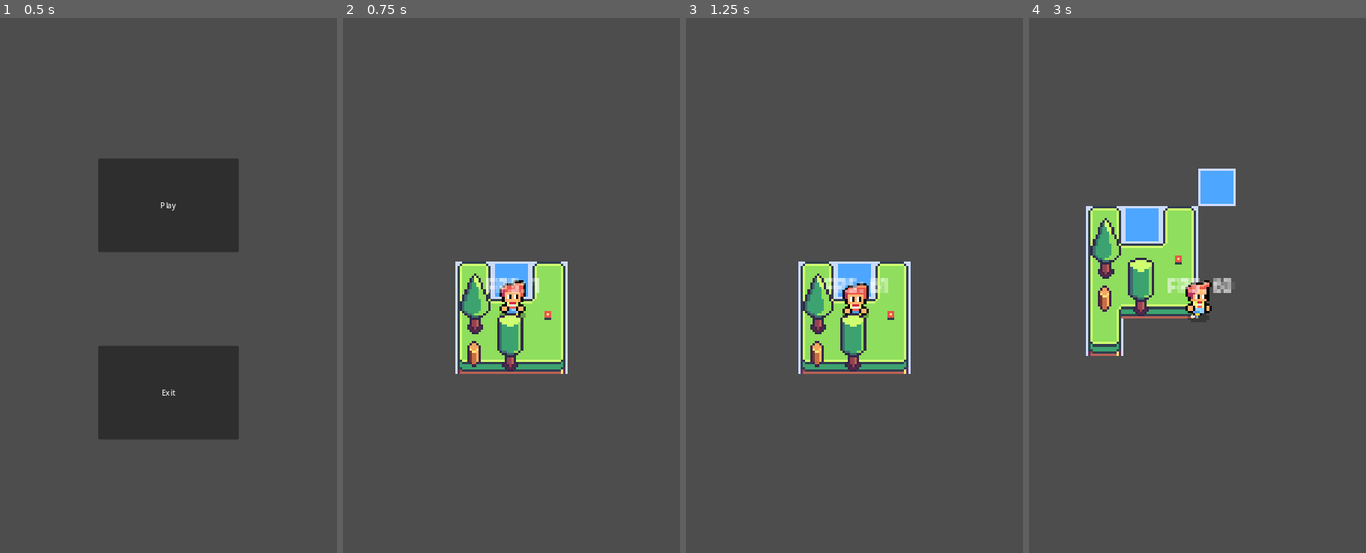
Above: before the commit, frames 1-4 (left to right).
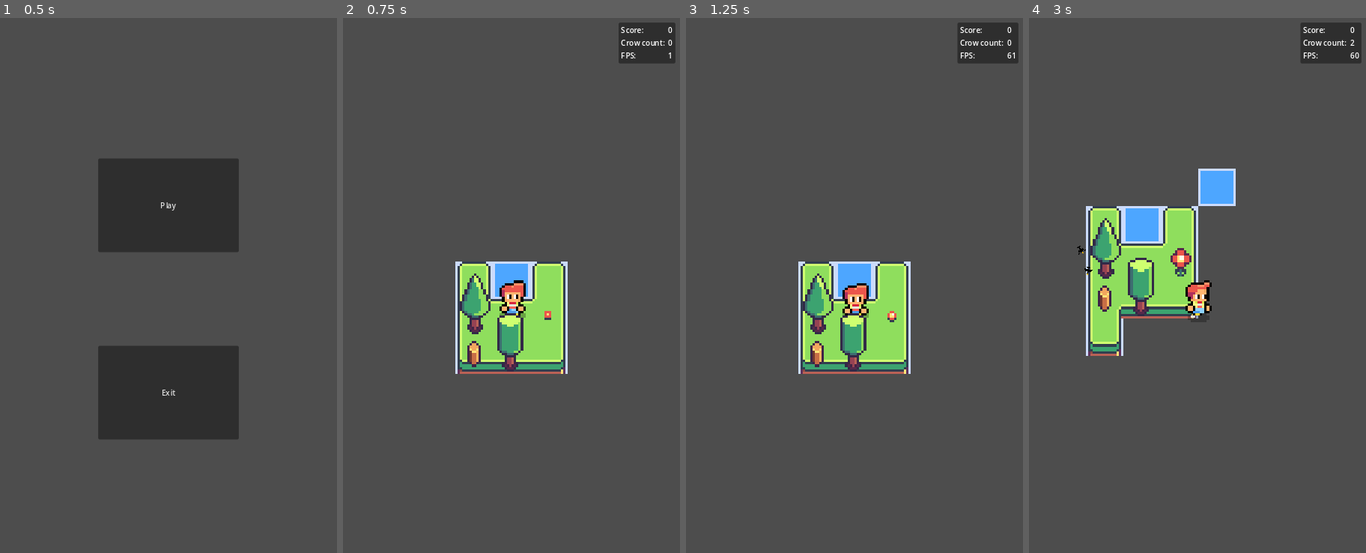
Above: after the commit, the same moments.

Repository: ParagonIX/Project-Scarecrow-2D
Game: Godot game, scene res://scenes/main.tscn
Same seed, same stepped clock (60 frames per second), same inputs: the game is played once before the commit and once after it.
Inputs:
- Up to frame 1 (0.5 s): no input
- Up to frame 2 (0.75 s): click "Play" at 0.5 s
- Up to frame 3 (1.25 s): no input
- Up to frame 4 (3 s): hold D (move_right) 1.28-2.03 s; tap Space (warp_jump) at 1.52, 2.27 s; hold S (move_down) 2.03-2.78 s; hold D (move_right) from 2.78 s (still down)

Frame 1 is identical in both runs. In frame 2, 1.5% of the frame differs, in the area x 42-99%, y 0-52%; in frame 3, 1.6%; in frame 4, 1.9%, in the area x 14-99%, y 0-52%.

Commit message:
Initial crow behavior
Cohesion, Alignment, Separation, Boundary (bounce), Wander

Diff:
--- a/project.godot
+++ b/project.godot
@@ -80,6 +80,19 @@
 ]
 }
 
+[layer_names]
+
+2d_render/layer_1="Level"
+2d_render/layer_2="Player"
+2d_render/layer_3="LowProps"
+2d_render/layer_4="HighProps"
+2d_render/layer_5="Crows"
+2d_physics/layer_1="Level"
+2d_physics/layer_2="Player"
+2d_physics/layer_3="LowProps"
+2d_physics/layer_4="HighProps"
+2d_physics/layer_5="Crows"
+
 [rendering]
 
 textures/canvas_textures/default_texture_filter=0
--- a/scenes/Crow.tscn
+++ /dev/null
@@ -1,127 +0,0 @@
-[gd_scene load_steps=5 format=3 uid="uid://cnev86xn63wld"]
-
-[ext_resource type="Texture2D" uid="uid://pnputqsqprxm" path="res://assets/textures/units/crow/crow_sprite_sheet.png" id="1_hdob0"]
-
-[sub_resource type="Animation" id="Animation_ed5d8"]
-resource_name = "crow_flying"
-length = 0.3
-loop_mode = 1
-tracks/0/type = "value"
-tracks/0/imported = false
-tracks/0/enabled = true
-tracks/0/path = NodePath("Sprite2D:texture")
-tracks/0/interp = 1
-tracks/0/loop_wrap = true
-tracks/0/keys = {
-"times": PackedFloat32Array(0),
-"transitions": PackedFloat32Array(1),
-"update": 1,
-"values": [ExtResource("1_hdob0")]
-}
-tracks/1/type = "value"
-tracks/1/imported = false
-tracks/1/enabled = true
-tracks/1/path = NodePath("Sprite2D:hframes")
-tracks/1/interp = 1
-tracks/1/loop_wrap = true
-tracks/1/keys = {
-"times": PackedFloat32Array(0),
-"transitions": PackedFloat32Array(1),
-"update": 1,
-"values": [2]
-}
-tracks/2/type = "value"
-tracks/2/imported = false
-tracks/2/enabled = true
-tracks/2/path = NodePath("Sprite2D:vframes")
-tracks/2/interp = 1
-tracks/2/loop_wrap = true
-tracks/2/keys = {
-"times": PackedFloat32Array(0),
-"transitions": PackedFloat32Array(1),
-"update": 1,
-"values": [2]
-}
-tracks/3/type = "value"
-tracks/3/imported = false
-tracks/3/enabled = true
-tracks/3/path = NodePath("Sprite2D:frame")
-tracks/3/interp = 1
-tracks/3/loop_wrap = true
-tracks/3/keys = {
-"times": PackedFloat32Array(0, 0.15),
-"transitions": PackedFloat32Array(1, 1),
-"update": 1,
-"values": [0, 1]
-}
-
-[sub_resource type="Animation" id="Animation_p2pp0"]
-length = 0.001
-tracks/0/type = "value"
-tracks/0/imported = false
-tracks/0/enabled = true
-tracks/0/path = NodePath("Sprite2D:texture")
-tracks/0/interp = 1
-tracks/0/loop_wrap = true
-tracks/0/keys = {
-"times": PackedFloat32Array(0),
-"transitions": PackedFloat32Array(1),
-"update": 1,
-"values": [ExtResource("1_hdob0")]
-}
-tracks/1/type = "value"
-tracks/1/imported = false
-tracks/1/enabled = true
-tracks/1/path = NodePath("Sprite2D:hframes")
-tracks/1/interp = 1
-tracks/1/loop_wrap = true
-tracks/1/keys = {
-"times": PackedFloat32Array(0),
-"transitions": PackedFloat32Array(1),
-"update": 1,
-"values": [2]
-}
-tracks/2/type = "value"
-tracks/2/imported = false
-tracks/2/enabled = true
-tracks/2/path = NodePath("Sprite2D:vframes")
-tracks/2/interp = 1
-tracks/2/loop_wrap = true
-tracks/2/keys = {
-"times": PackedFloat32Array(0),
-"transitions": PackedFloat32Array(1),
-"update": 1,
-"values": [2]
-}
-tracks/3/type = "value"
-tracks/3/imported = false
-tracks/3/enabled = true
-tracks/3/path = NodePath("Sprite2D:frame")
-tracks/3/interp = 1
-tracks/3/loop_wrap = true
-tracks/3/keys = {
-"times": PackedFloat32Array(0),
-"transitions": PackedFloat32Array(1),
-"update": 1,
-"values": [0]
-}
-
-[sub_resource type="AnimationLibrary" id="AnimationLibrary_ncxty"]
-_data = {
-"RESET": SubResource("Animation_p2pp0"),
-"crow_flying": SubResource("Animation_ed5d8")
-}
-
-[node name="Crow" type="CharacterBody2D"]
-
-[node name="CollisionShape2D" type="CollisionShape2D" parent="."]
-
-[node name="Sprite2D" type="Sprite2D" parent="."]
-texture = ExtResource("1_hdob0")
-hframes = 2
-vframes = 2
-
-[node name="AnimationPlayer" type="AnimationPlayer" parent="."]
-libraries = {
-"": SubResource("AnimationLibrary_ncxty")
-}
--- a/scenes/game.tscn
+++ b/scenes/game.tscn
@@ -1,10 +1,12 @@
-[gd_scene load_steps=9 format=3 uid="uid://b86erl32wwrb0"]
+[gd_scene load_steps=11 format=3 uid="uid://b86erl32wwrb0"]
 
 [ext_resource type="Script" path="res://sripts/game_manager.gd" id="1_5t2kx"]
 [ext_resource type="Texture2D" uid="uid://dv0viib1w06x" path="res://assets/textures/terrain/Terrain_tileset.png" id="2_n45en"]
 [ext_resource type="Texture2D" uid="uid://dg1sjcpp0wjd2" path="res://assets/textures/props/SmallBurg_outside_assets.png" id="2_o4enh"]
-[ext_resource type="PackedScene" uid="uid://ceex3p066a2gl" path="res://scenes/player.tscn" id="3_iauia"]
+[ext_resource type="PackedScene" uid="uid://ceex3p066a2gl" path="res://scenes/units/player.tscn" id="3_iauia"]
 [ext_resource type="Script" path="res://sripts/map_manager.gd" id="3_snnde"]
+[ext_resource type="Script" path="res://sripts/flock_manager.gd" id="6_cn48h"]
+[ext_resource type="PackedScene" uid="uid://ciprrrjbojbc6" path="res://scenes/game_ui.tscn" id="8_k6k7b"]
 
 [sub_resource type="TileSetAtlasSource" id="TileSetAtlasSource_1qpi6"]
 texture = ExtResource("2_o4enh")
@@ -3516,7 +3518,24 @@
 
 [node name="Game" type="Node2D"]
 script = ExtResource("1_5t2kx")
+wheat_growth_time = 3.0
 new_tile_spawn_time = 1.0
+coin_worth = 1
+
+[node name="FlockManager" type="Node2D" parent="."]
+script = ExtResource("6_cn48h")
+crow_spawn_time = 1
+wander_reset_time = 2.0
+max_crow_speed = 50.0
+max_crow_count = 100.0
+cohesion_weight = 2.0
+alignment_weight = 3.0
+separation_weight = 2.0
+bounds_weight = 10.0
+wander_weight = 2.0
+
+[node name="CrowSpawnTimer" type="Timer" parent="FlockManager"]
+autostart = true
 
 [node name="TileMap" type="TileMap" parent="."]
 texture_filter = 1
@@ -3557,4 +3576,7 @@
 
 [node name="Tile_Spawn_Timer" type="Timer" parent="."]
 
+[node name="GameUI" parent="." instance=ExtResource("8_k6k7b")]
+
+[connection signal="timeout" from="FlockManager/CrowSpawnTimer" to="FlockManager" method="_on_crow_spawn_timer_timeout"]
 [connection signal="timeout" from="Tile_Spawn_Timer" to="TileMap" method="_on_tile_spawn_timer_timeout"]
--- /dev/null
+++ b/scenes/game_ui.tscn
@@ -0,0 +1,54 @@
+[gd_scene format=3 uid="uid://ciprrrjbojbc6"]
+
+[node name="GameUI" type="CanvasLayer"]
+
+[node name="MarginContainer" type="MarginContainer" parent="."]
+anchors_preset = 15
+anchor_right = 1.0
+anchor_bottom = 1.0
+grow_horizontal = 2
+grow_vertical = 2
+theme_override_constants/margin_left = 10
+theme_override_constants/margin_top = 10
+theme_override_constants/margin_right = 10
+theme_override_constants/margin_bottom = 10
+
+[node name="PanelContainer" type="PanelContainer" parent="MarginContainer"]
+layout_mode = 2
+size_flags_horizontal = 8
+size_flags_vertical = 0
+
+[node name="MarginContainer" type="MarginContainer" parent="MarginContainer/PanelContainer"]
+layout_mode = 2
+theme_override_constants/margin_left = 5
+theme_override_constants/margin_top = 5
+theme_override_constants/margin_right = 5
+theme_override_constants/margin_bottom = 5
+
+[node name="GridContainer" type="GridContainer" parent="MarginContainer/PanelContainer/MarginContainer"]
+layout_mode = 2
+columns = 2
+
+[node name="ScoreLabel" type="Label" parent="MarginContainer/PanelContainer/MarginContainer/GridContainer"]
+layout_mode = 2
+text = "Score: "
+
+[node name="ScoreCount" type="Label" parent="MarginContainer/PanelContainer/MarginContainer/GridContainer"]
+layout_mode = 2
+text = "0"
+
+[node name="CrowCountLabel" type="Label" parent="MarginContainer/PanelContainer/MarginContainer/GridContainer"]
+layout_mode = 2
+text = "Crow count: "
+
+[node name="CrowCount" type="Label" parent="MarginContainer/PanelContainer/MarginContainer/GridContainer"]
+layout_mode = 2
+text = "0"
+
+[node name="FPSLabel" type="Label" parent="MarginContainer/PanelContainer/MarginContainer/GridContainer"]
+layout_mode = 2
+text = "FPS: "
+
+[node name="FPSCount" type="Label" parent="MarginContainer/PanelContainer/MarginContainer/GridContainer"]
+layout_mode = 2
+text = "0"
--- /dev/null
+++ b/scenes/units/crow.tscn
@@ -0,0 +1,177 @@
+[gd_scene load_steps=8 format=3 uid="uid://cnev86xn63wld"]
+
+[ext_resource type="Script" path="res://sripts/crow.gd" id="1_1t1jc"]
+[ext_resource type="Texture2D" uid="uid://pnputqsqprxm" path="res://assets/textures/units/crow/crow_sprite_sheet.png" id="2_mxw1n"]
+
+[sub_resource type="Animation" id="Animation_p2pp0"]
+length = 0.001
+tracks/0/type = "value"
+tracks/0/imported = false
+tracks/0/enabled = true
+tracks/0/path = NodePath("CrowSprite:texture")
+tracks/0/interp = 1
+tracks/0/loop_wrap = true
+tracks/0/keys = {
+"times": PackedFloat32Array(0),
+"transitions": PackedFloat32Array(1),
+"update": 1,
+"values": [ExtResource("2_mxw1n")]
+}
+tracks/1/type = "value"
+tracks/1/imported = false
+tracks/1/enabled = true
+tracks/1/path = NodePath("CrowSprite:hframes")
+tracks/1/interp = 1
+tracks/1/loop_wrap = true
+tracks/1/keys = {
+"times": PackedFloat32Array(0),
+"transitions": PackedFloat32Array(1),
+"update": 1,
+"values": [2]
+}
+tracks/2/type = "value"
+tracks/2/imported = false
+tracks/2/enabled = true
+tracks/2/path = NodePath("CrowSprite:vframes")
+tracks/2/interp = 1
+tracks/2/loop_wrap = true
+tracks/2/keys = {
+"times": PackedFloat32Array(0),
+"transitions": PackedFloat32Array(1),
+"update": 1,
+"values": [2]
+}
+tracks/3/type = "value"
+tracks/3/imported = false
+tracks/3/enabled = true
+tracks/3/path = NodePath("CrowSprite:frame")
+tracks/3/interp = 1
+tracks/3/loop_wrap = true
+tracks/3/keys = {
+"times": PackedFloat32Array(0),
+"transitions": PackedFloat32Array(1),
+"update": 1,
+"values": [0]
+}
+
+[sub_resource type="Animation" id="Animation_ed5d8"]
+resource_name = "crow_flying"
+length = 0.3
+loop_mode = 1
+tracks/0/type = "value"
+tracks/0/imported = false
+tracks/0/enabled = true
+tracks/0/path = NodePath("CrowSprite:texture")
+tracks/0/interp = 1
+tracks/0/loop_wrap = true
+tracks/0/keys = {
+"times": PackedFloat32Array(0),
+"transitions": PackedFloat32Array(1),
+"update": 1,
+"values": [ExtResource("2_mxw1n")]
+}
+tracks/1/type = "value"
+tracks/1/imported = false
+tracks/1/enabled = true
+tracks/1/path = NodePath("CrowSprite:hframes")
+tracks/1/interp = 1
+tracks/1/loop_wrap = true
+tracks/1/keys = {
+"times": PackedFloat32Array(0),
+"transitions": PackedFloat32Array(1),
+"update": 1,
+"values": [2]
+}
+tracks/2/type = "value"
+tracks/2/imported = false
+tracks/2/enabled = true
+tracks/2/path = NodePath("CrowSprite:vframes")
+tracks/2/interp = 1
+tracks/2/loop_wrap = true
+tracks/2/keys = {
+"times": PackedFloat32Array(0),
+"transitions": PackedFloat32Array(1),
+"update": 1,
+"values": [2]
+}
+tracks/3/type = "value"
+tracks/3/imported = false
+tracks/3/enabled = true
+tracks/3/path = NodePath("CrowSprite:frame")
+tracks/3/interp = 1
+tracks/3/loop_wrap = true
+tracks/3/keys = {
+"times": PackedFloat32Array(0, 0.15),
+"transitions": PackedFloat32Array(1, 1),
+"update": 1,
+"values": [0, 1]
+}
+
+[sub_resource type="AnimationLibrary" id="AnimationLibrary_ncxty"]
+_data = {
+"RESET": SubResource("Animation_p2pp0"),
+"crow_flying": SubResource("Animation_ed5d8")
+}
+
+[sub_resource type="CircleShape2D" id="CircleShape2D_mj74e"]
+radius = 3.0
+
+[sub_resource type="CircleShape2D" id="CircleShape2D_rfmet"]
+radius = 30.0
+
+[node name="Crow" type="CharacterBody2D" groups=["Crows"]]
+top_level = true
+visibility_layer = 16
+z_index = 2
+collision_layer = 16
+collision_mask = 8
+motion_mode = 1
+script = ExtResource("1_1t1jc")
+
+[node name="CrowSprite" type="Sprite2D" parent="."]
+rotation = 1.5708
+scale = Vector2(0.5, 0.5)
+texture = ExtResource("2_mxw1n")
+hframes = 2
+vframes = 2
+
+[node name="AnimationPlayer" type="AnimationPlayer" parent="."]
+libraries = {
+"": SubResource("AnimationLibrary_ncxty")
+}
+
+[node name="CollisionBody" type="CollisionShape2D" parent="."]
+shape = SubResource("CircleShape2D_mj74e")
+disabled = true
+
+[node name="NeigbourRadius" type="CollisionShape2D" parent="."]
+shape = SubResource("CircleShape2D_rfmet")
+disabled = true
+
+[node name="WanderTimer" type="Timer" parent="."]
+autostart = true
+
+[node name="WanderLine" type="Line2D" parent="."]
+visible = false
+points = PackedVector2Array(0, 0, 5, 0)
+width = 0.1
+
+[node name="CohesionLine" type="Line2D" parent="."]
+visible = false
+points = PackedVector2Array(0, 0, 5, 0)
+width = 0.1
+default_color = Color(0.0235294, 0.364706, 0, 1)
+
+[node name="AlignmentLine" type="Line2D" parent="."]
+visible = false
+points = PackedVector2Array(0, 0, 5, 0)
+width = 0.1
+default_color = Color(1, 0.329412, 0.0313726, 1)
+
+[node name="SeparationLine" type="Line2D" parent="."]
+visible = false
+points = PackedVector2Array(0, 0, 5, 0)
+width = 0.1
+default_color = Color(0.643137, 0.0509804, 0, 1)
+
+[connection signal="timeout" from="WanderTimer" to="." method="_on_wander_timer_timeout"]
--- a/scenes/player.tscn
+++ b/scenes/units/player.tscn
@@ -1,9 +1,8 @@
-[gd_scene load_steps=16 format=3 uid="uid://ceex3p066a2gl"]
+[gd_scene load_steps=14 format=3 uid="uid://ceex3p066a2gl"]
 
 [ext_resource type="Script" path="res://sripts/player.gd" id="1_swmtk"]
 [ext_resource type="Texture2D" uid="uid://c13q2m5yxo668" path="res://assets/textures/units/player/player_idle.png" id="2_0wpbf"]
 [ext_resource type="Texture2D" uid="uid://cql7jx48tysec" path="res://assets/textures/units/player/player_run.png" id="3_fuymv"]
-[ext_resource type="Script" path="res://sripts/Label.gd" id="4_sbkfr"]
 
 [sub_resource type="RectangleShape2D" id="RectangleShape2D_4k700"]
 size = Vector2(7, 5)
@@ -454,10 +453,10 @@
 "run_up": SubResource("Animation_r1cch")
 }
 
-[sub_resource type="LabelSettings" id="LabelSettings_r2mjn"]
-font_size = 8
-
 [node name="player" type="CharacterBody2D"]
+collision_layer = 2
+collision_mask = 7
+motion_mode = 1
 script = ExtResource("1_swmtk")
 
 [node name="Sprite2D" type="Sprite2D" parent="."]
@@ -480,13 +479,3 @@
 
 [node name="Camera2D" type="Camera2D" parent="."]
 zoom = Vector2(5, 5)
-
-[node name="Label" type="Label" parent="."]
-offset_left = -29.0
-offset_top = -20.0
-offset_right = 30.0
-offset_bottom = 6.0
-text = "FPS: 3"
-label_settings = SubResource("LabelSettings_r2mjn")
-horizontal_alignment = 1
-script = ExtResource("4_sbkfr")
--- a/sripts/Label.gd
+++ /dev/null
@@ -1,13 +0,0 @@
-extends Label
-
-
-# Called when the node enters the scene tree for the first time.
-func _ready():
-	pass # Replace with function body.
-
-
-# Called every frame. 'delta' is the elapsed time since the previous frame.
-func _process(delta):
-	var fps = Engine.get_frames_per_second()
-
-	text = "FPS: " + str(fps)
--- /dev/null
+++ b/sripts/crow.gd
@@ -0,0 +1,155 @@
+extends CharacterBody2D
+class_name Crow
+
+
+
+@export var is_flying: bool
+@export var hunger: float
+
+@onready var animation_player = $AnimationPlayer
+@onready var flock_manager = $".."
+@onready var tile_map: TileMap = $"../../TileMap"
+@onready var neigbour_radius = $NeigbourRadius
+@onready var wander_timer : Timer = $WanderTimer
+@onready var wander_line = $WanderLine
+@onready var crow_sprite = $CrowSprite
+@onready var cohesion_line = $CohesionLine
+@onready var alignment_line = $AlignmentLine
+@onready var separation_line = $SeparationLine
+
+var max_crow_speed: float
+var cohesion_weight: float
+var alignment_weight: float
+var separation_weight: float
+var bounds_weight: float
+var wander_weight: float
+var wander_velocity: Vector2
+var visible_flock: Array = []
+
+const NEIGHBOR_RADIUS = 16  # Adjust the radius for neighbor detection
+const AVOID_RADIUS = 10  # Adjust the radius for avoiding collisions
+const BOUNDS_RADIUS = 10
+
+func _ready():
+	wander_weight = flock_manager.wander_weight
+	max_crow_speed = flock_manager.max_crow_speed
+	cohesion_weight = flock_manager.cohesion_weight
+	alignment_weight = flock_manager.alignment_weight
+	separation_weight = flock_manager.separation_weight
+	bounds_weight = flock_manager.bounds_weight
+	wander_timer.wait_time = flock_manager.wander_reset_time
+	velocity = Vector2(randf_range(-1, 1), randf_range(-1, 1)).normalized() * max_crow_speed
+	animation_player.play("crow_flying")
+
+	# set collision shape radius to neighbor radius
+	var shape_data = neigbour_radius.shape
+
+# Check if the shape is a CircleShape2D
+	if shape_data is CircleShape2D:
+		# Cast the shape to CircleShape2D
+		var circle_shape = shape_data as CircleShape2D
+
+		# Set the new radius
+		circle_shape.radius = NEIGHBOR_RADIUS
+
+func _physics_process(delta):
+	# Update the boid's position based on its velocity
+	look_at(global_position + velocity)
+	#velocity = velocity.normalized() * max_crow_speed
+
+	# Apply flocking behaviors
+	flock()
+	stay_in_bounds()
+	wander()
+	if velocity.length() > max_crow_speed:
+		velocity = velocity.normalized() * max_crow_speed
+	move_and_slide()
+
+func flock():
+	var alignment = Vector2()
+	var cohesion = Vector2()
+	var separation = Vector2()
+
+	var neighbor_count = 0
+
+	for boid in get_tree().get_nodes_in_group("Crows"):
+		if boid != self:
+			var distance = global_position.distance_to(boid.global_position)
+
+			# Alignment: Align with neighboring boids
+			if distance < NEIGHBOR_RADIUS:
+				alignment += boid.velocity
+				neighbor_count += 1
+			# Cohesion: Move towards the center of mass of neighboring boids
+				cohesion += boid.global_position
+
+			# Separation: Avoid collisions with neighboring boids
+			if distance < AVOID_RADIUS:
+				separation += (global_position - boid.global_position) / distance
+
+	if neighbor_count > 0:
+		alignment /= neighbor_count
+		cohesion /= neighbor_count
+		cohesion -= global_position
+
+	if separation.length() > 0:
+		separation = separation.normalized()
+
+	# Adjust the boid's velocity based on flocking behaviors
+	velocity += alignment.normalized() * alignment_weight
+	alignment_line.look_at(global_position + alignment.normalized() * alignment_weight)
+	velocity += cohesion.normalized() * cohesion_weight
+	cohesion_line.look_at(global_position + cohesion.normalized() * cohesion_weight)
+	velocity += separation.normalized() * separation_weight
+	separation_line.look_at(global_position + separation.normalized() * separation_weight)
+
+	# Limit the boid's speed
+	if velocity.length() > max_crow_speed:
+		velocity = velocity.normalized() * max_crow_speed
+
+func stay_in_bounds():
+	var level_bounds = get_level_bounds()
+	var left_edge = tile_map.map_to_local(level_bounds.position).x
+	var right_edge = tile_map.map_to_local(level_bounds.position + level_bounds.size).x
+	var top_edge = tile_map.map_to_local(level_bounds.position).y
+	var bottom_edge = tile_map.map_to_local(level_bounds.position + level_bounds.size).y
+	var margin = BOUNDS_RADIUS
+
+	if global_position.x < left_edge - margin or global_position.x > right_edge + margin:
+		velocity.x = -velocity.x
+		wander_velocity = get_random_velocity(wander_weight)
+		wander_timer.stop()
+		wander_timer.start()
+
+	if global_position.y < top_edge - margin or global_position.y > bottom_edge + margin:
+		velocity.y = -velocity.y
+		wander_velocity = get_random_velocity(wander_weight)
+		wander_timer.stop()
+		wander_timer.start()
+
+	# Limit the boid's speed
+	if velocity.length() > max_crow_speed:
+		velocity = velocity.normalized() * max_crow_speed
+
+
+func get_level_bounds():
+	var bounds = Rect2()
+
+	if tile_map != null:
+		bounds = tile_map.get_used_rect()
+
+	return bounds
+
+
+func wander():
+	velocity += wander_velocity
+	wander_line.look_at(global_position + wander_velocity)
+	wander_line.scale = Vector2.ONE * wander_velocity.length()
+
+
+func _on_wander_timer_timeout():
+	wander_velocity = get_random_velocity(wander_weight)
+
+
+func get_random_velocity(weight):
+	return Vector2(randf_range(-1, 1), randf_range(-1, 1)) * weight
--- /dev/null
+++ b/sripts/flock_manager.gd
@@ -0,0 +1,57 @@
+extends Node2D
+@onready var tile_map: TileMap = $"../TileMap"
+@onready var crow_spawn_timer = $CrowSpawnTimer
+
+@export_group('Timers and Periods')
+@export var crow_scene: PackedScene = preload("res://scenes/units/crow.tscn")
+@export var crow_spawn_time: int
+@export var wander_reset_time: float
+@export_group('')
+
+@export_group('Crow Parameters')
+@export var max_crow_speed: float
+@export var max_crow_count: float
+@export_group('')
+
+@export_group('Behavior Weights')
+@export var cohesion_weight: float
+@export var alignment_weight: float
+@export var separation_weight: float
+@export var bounds_weight: float
+@export var wander_weight: float
+@export_group('')
+
+var tree_tiles: Array = []
+
+signal crow_spawned
+signal crow_died
+
+# Called when the node enters the scene tree for the first time.
+func _ready():
+	tile_map.map_tile_added.connect(_on_map_tile_added)
+	crow_spawn_timer = crow_spawn_time
+
+# Called every frame. 'delta' is the elapsed time since the previous frame.
+#func _process(delta):
+	#pass
+
+
+func _on_crow_spawn_timer_timeout():
+	var crow_count = get_tree().get_nodes_in_group('Crows').size()
+	if tree_tiles.size() > 0 and crow_count < max_crow_count:
+		spawn_crow()
+
+
+func spawn_crow():
+	# select a spawner tree
+	var random_index = randi() % tree_tiles.size()
+	var spawner_tree = tree_tiles[random_index]
+	# spawn a crow at the location of a random spawner tree TOP(!)
+	var crow = crow_scene.instantiate()
+	crow.global_position = tile_map.map_to_local(Vector2i(spawner_tree.position.x, spawner_tree.position.y - 1))
+	add_child(crow)
+	crow_spawned.emit()
+
+func _on_map_tile_added(tile_data):
+	if tile_data.tile_type == tile_map.tile_types.TREE:
+		tree_tiles.append(tile_data)
--- a/sripts/game_manager.gd
+++ b/sripts/game_manager.gd
@@ -2,30 +2,43 @@
 
 
 @export_group('Timers and Periods')
-@export var tile_spawn_period : float = 5.0
-@export var wheat_growth_time : float = 15.0
-@export var new_tile_spawn_time : float = 5.0
+@export var wheat_growth_time : float
+@export var new_tile_spawn_time : float
 @export_group('')
 
 @export_group('Scores and Points')
-@export var coin_worth : int = 1
+@export var coin_worth : int
 @export_group('')
 
-@onready var tilemap = $TileMap
-@onready var tile_spawn_timer = $Tile_Spawn_Timer
+@onready var game_ui = $GameUI
+@onready var flock_manager = $FlockManager
+@onready var tilemap: TileMap = $TileMap
+@onready var tile_spawn_timer: Timer = $Tile_Spawn_Timer
+@onready var score_label: Label = game_ui.get_node('MarginContainer/PanelContainer/MarginContainer/GridContainer/ScoreCount')
+@onready var fps_label: Label = game_ui.get_node('MarginContainer/PanelContainer/MarginContainer/GridContainer/FPSCount')
+@onready var crow_count_label: Label = game_ui.get_node('MarginContainer/PanelContainer/MarginContainer/GridContainer/CrowCount')
 
 var score : int = 0
+var crow_count : int
 
 # Called when the node enters the scene tree for the first time.
 func _ready():
+	flock_manager.crow_spawned.connect(_on_crow_spawned)
 	tilemap.wheat_cycle_complete.connect(_on_wheat_cycle_complete)
 	tile_spawn_timer.start(new_tile_spawn_time)
+	crow_count = get_tree().get_nodes_in_group('Crows').size()
 
 
-# Called every frame. 'delta' is the elapsed time since the previous frame.
 func _process(delta):
-	pass
+	fps_label.text = str(Engine.get_frames_per_second())
+
 
 
 func _on_wheat_cycle_complete():
 	score += coin_worth
+	score_label.text = str(score)
+
+
+func _on_crow_spawned():
+	crow_count += 1
+	crow_count_label.text = str(crow_count)
--- a/sripts/map_manager.gd
+++ b/sripts/map_manager.gd
@@ -50,7 +50,7 @@
 const WHEAT_STAGES_QT : int = 4
 
 signal wheat_cycle_complete
-
+signal map_tile_added(tile_data)
 
 # Called when the node enters the scene tree for the first time.
 func _ready():
@@ -92,6 +92,7 @@
 
 func place_tile(tile: TileInfo):
 	level.append(tile)
+	emit_signal("map_tile_added", tile)
 	possible_new_tile_positions.erase(tile.position)
 
 	match tile.tile_type:
--- a/sripts/player.gd
+++ b/sripts/player.gd
@@ -7,7 +7,6 @@
 
 @onready var animation_player = $AnimationPlayer
 @onready var tile_map : TileMap = $"../TileMap"
-@onready var label = $Label
 
 var speed_mod_layer = 0
 
@@ -18,6 +17,7 @@
 	RIGHT,
 }
 var facing = orientation.DOWN
+
 
 func _physics_process(delta):
 	# Get the input direction and handle the movement/deceleration.
@@ -111,6 +111,7 @@
 			push_back(arrival_vector)
 			push_out_of_obstacles (arrival_vector)
 
+
 func push_back(push_dir : Vector2):
 	global_position += -push_dir.normalized() * push_out_distance
 
